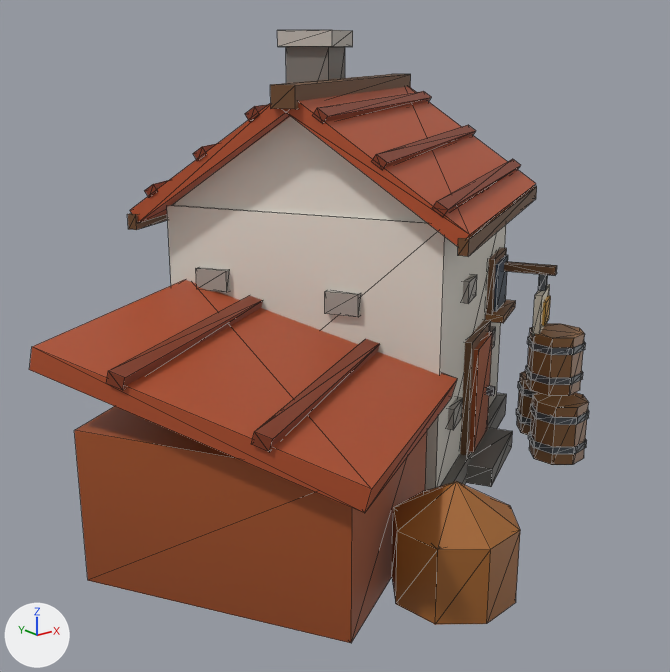
What one commit did to the glTF model art/models/building_26.glb.
One viewpoint serves both versions: a 50 mm camera at (-0.86, -1.045, 0.655) aimed at (-0.04, -0.019, 0.244). Every picture has the same lights, and +X, +Y and +Z are marked at lower left. The first picture is the older version. Mesh edges are drawn as thin lines. Vertices at exactly the same position are counted once.

In view in the first picture: 'building_26'.
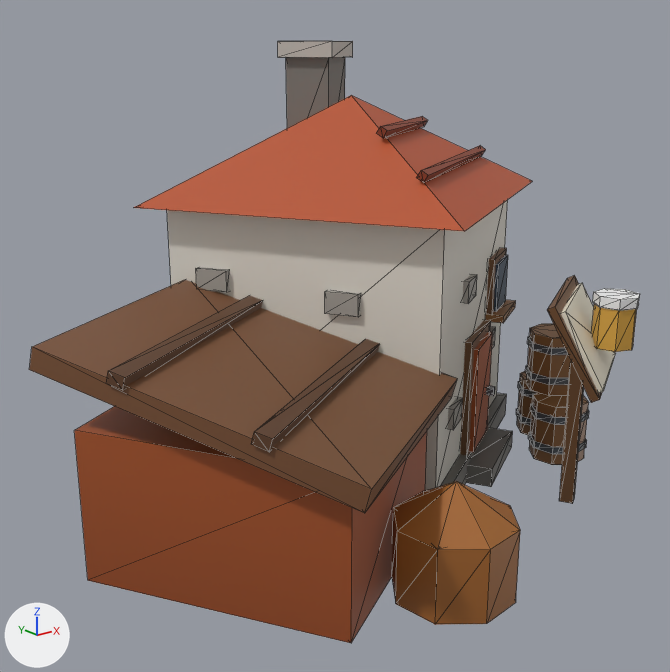
What differs and where, as boxes (x1, y1, x2, y2) in the pictures (670 x 672 px; the box of a moved part takes in the faces that stretch with it):
'building_26', reshaped (9% wider)
    before: (29, 30, 589, 643)
    after: (29, 41, 640, 643)
part 1 of me_building_26, moved or reshaped
    before: (277, 30, 353, 46)
    after: (278, 41, 353, 58)
part 2 of me_building_26, added (brown)
    after: (592, 304, 637, 352)
part 3 of me_building_26, added
    after: (593, 288, 640, 311)
part 4 of me_building_26, rebuilt (56% wider, 15% shorter)
    before: (282, 86, 536, 247)
    after: (134, 95, 532, 231)
part 5 of me_building_26, deleted
    before: (127, 74, 557, 336)
part 6 of me_building_26, moved or reshaped
    before: (130, 46, 521, 223)
    after: (286, 57, 615, 504)
part 7 of me_building_26, recoloured
    both: (29, 280, 457, 513)

The edits, one by one:
me_building_26 is used by ob_building_26; location (0.0, 0.0, 0.0).
me_building_26 had 463 vertices, 740 faces and spanned x -0.497..0.436, y -0.415..0.438, z 0.0..0.678.
me_building_26 now has 410 vertices, 666 faces and spans x -0.497..0.436, y -0.415..0.429, z 0.0..0.661.
me_building_26 part 1: the loose piece of 8 vertices spanning x 0.056..0.185, y 0.166..0.296, z 0.653..0.678 is moved by (0.0, 0.0, -0.017).
me_building_26 part 2: a new loose piece, a 7-sided cylinder along z spanning x 0.197..0.256, y -0.343..-0.285, z 0.25..0.31, in mat_defaultmaterial.
me_building_26 part 3: a new loose piece, a 7-sided cylinder along z spanning x 0.195..0.258, y -0.345..-0.284, z 0.31..0.325, in mat_defaultmaterial.
me_building_26 part 4: the loose piece of 8 vertices spanning x -0.131..0.422, y -0.245..0.222, z 0.408..0.593 is rebuilt with 5 vertices and now spans x -0.251..0.419, y -0.24..0.429, z 0.43..0.581.
me_building_26 part 5: 10 loose pieces with 80 vertices, spanning x -0.259..0.426, y -0.249..0.438, z 0.195..0.606, are deleted.
Part 6, on me_building_26:
38 vertices are removed from x -0.254..0.409, y -0.222..0.435, z 0.408..0.593.
56 faces are deleted.
4 vertices in x 0.069..0.172, y 0.18..0.282, z 0.653 move by (0.0, 0.0, -0.017).
40 vertices are added at x 0.012..0.323, y -0.358..0.08, z 0.0..0.545.
60 new faces join them.
me_building_26 part 7: 36 kept faces spanning x -0.497..0.027, y -0.387..0.162, z 0.186..0.321 get new vertex colours; the middle colour goes from brown #82371b to brown #5f3f28.
